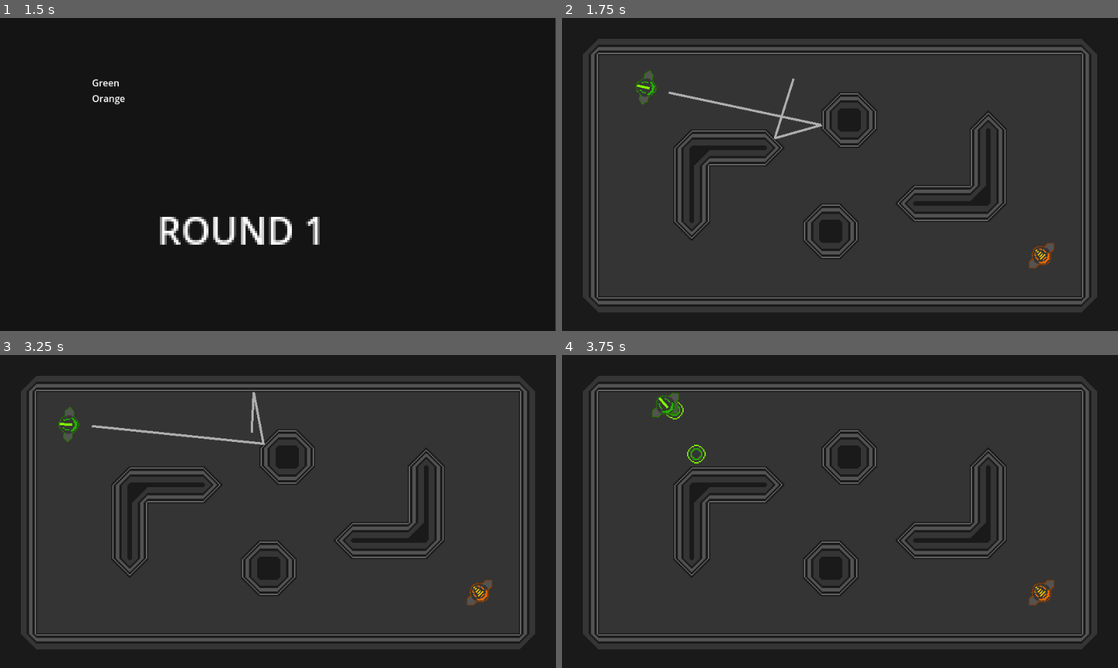
Above: before the commit, frames 1-4 (two rows, left to right).
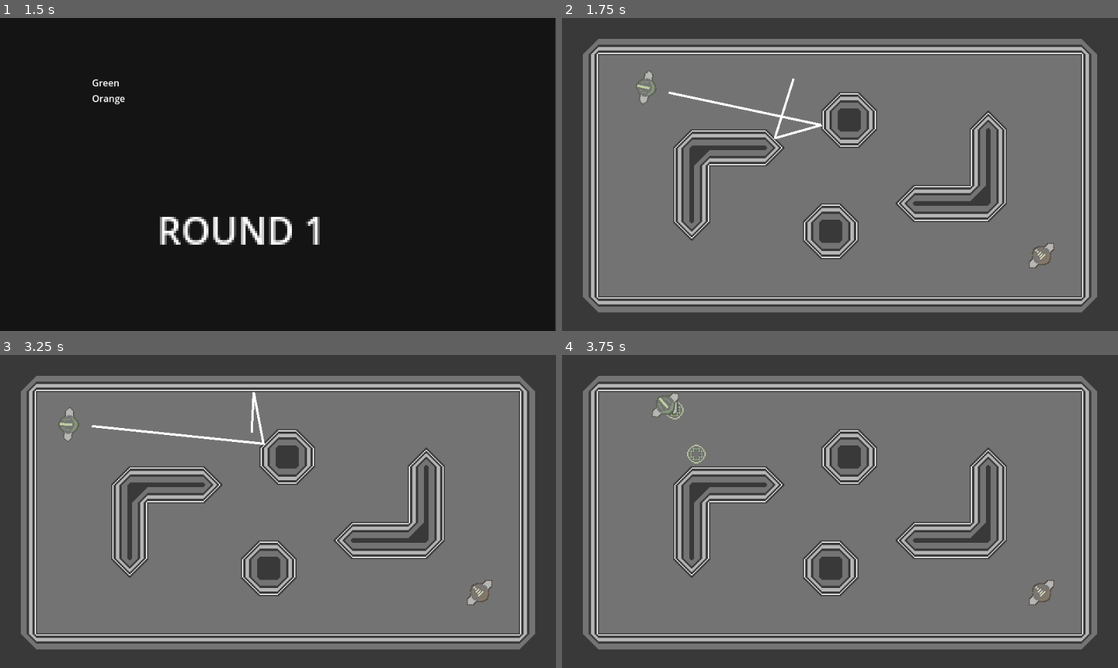
Above: after the commit, the same moments.

Repository: catgirl-software/nor2
Game: Godot game, scene res://scenes/game_scenes/title.tscn
Two runs of this game, one before a commit and one after it. Both use one fixed random seed, a clock stepped at 60 frames per second and the inputs below.
Inputs (mouse positions are in pixels of both pictures, inside the frame that each line leads up to):
- Up to frame 1 (1.5 s): click "nort harder" at 0.5 s; tap Enter at 1.25 s; move the mouse to (400, 158) at 1.27 s; hold D (keyboard_right) from 1.28 s (still down); hold Space (keyboard_throw) from 1.28 s (still down); click (400, 158) at 1.42 s
- Up to frame 2 (1.75 s): keep holding D (keyboard_right); keep holding Space (keyboard_throw)
- Up to frame 3 (3.25 s): move the mouse to (166, 527) at 2.02 s; release D (keyboard_right) at 2.03 s; release Space (keyboard_throw) at 2.03 s; hold S (keyboard_down) 2.03-2.78 s; tap Space (keyboard_throw) at 2.1 s; move the mouse to (333, 442) at 2.77 s; hold D (keyboard_right) from 2.78 s (still down); hold Space (keyboard_throw) from 2.78 s (still down)
- Up to frame 4 (3.75 s): move the mouse to (812, 574) at 3.52 s; release D (keyboard_right) at 3.53 s; release Space (keyboard_throw) at 3.53 s; hold W (keyboard_up) from 3.53 s (still down); tap Space (keyboard_throw) at 3.6 s; click (812, 574) at 3.67 s

Frame 1 is identical in both runs. In frame 2, 100% of the frame differs, in the area x 0-100%, y 0-100%; in frame 3, 100%; in frame 4, 100%.

Commit message:
Add min and max scaling for lum shader objects

Diff:
--- a/sprites/Lum.gd
+++ b/sprites/Lum.gd
@@ -1,6 +1,8 @@
 extends TextureRect
 
 var total_speed: float = 0
+var shader_min: float = 0.2
+var shader_cap: float = 1.8
 
 func _ready():
 	Events.ball_speed_changed.connect(ball_speed_changed)
@@ -13,5 +15,5 @@
 
 func ball_speed_changed(delta):
 	total_speed += delta
-	self.material.set_shader_parameter("amount", total_speed / 700)
-	self.material.set_shader_parameter("amount", 1.50)
+	self.material.set_shader_parameter("amount", clamp(total_speed / 700, shader_min, shader_cap))
+	#self.material.set_shader_parameter("amount", 1.50)
